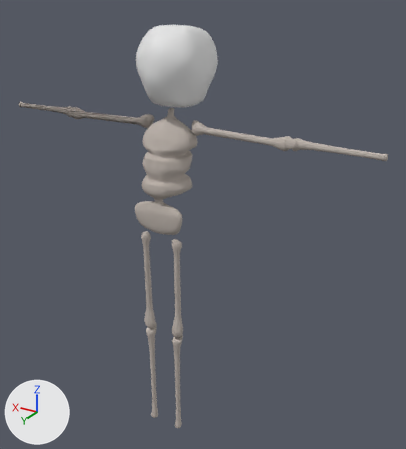
An edit to the Blender file CrazyBones/Assets/Models/PlayerCharacter/BennyBones.blend, drawn before and after from the same camera.
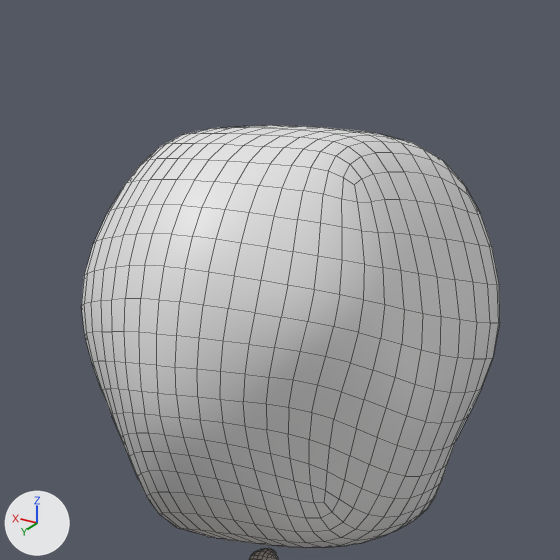
Old and new are each drawn whole from a 50 mm camera at (-5.94, 9.03, 4.55) aimed at (-0.36, -0.26, -0.1) and again close up on the part from 29% to 56% of the width and 0% to 24% of the height. Lighting does not change. The marker at lower left points along +X, +Y and +Z. The close-ups show mesh edges as thin lines.

The first close-up shows 'Head'.
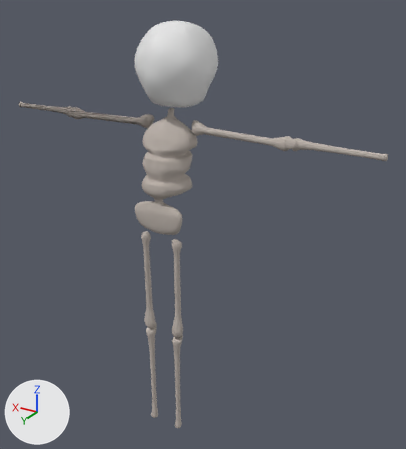
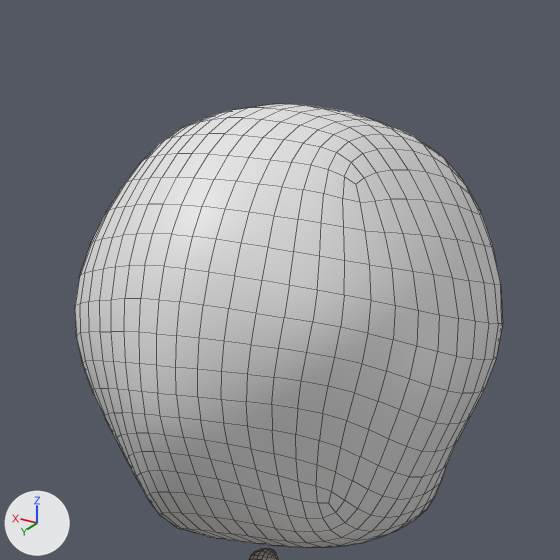
Patch to the scene script:
```diff
--- a/CrazyBones/Assets/Models/PlayerCharacter/BennyBones.blend.py
+++ b/CrazyBones/Assets/Models/PlayerCharacter/BennyBones.blend.py
@@ me_cube_004 @@
 me_cube_004.from_pydata(...)  # 54 vertices, 52 faces; spans x -1.0..1.0, y -1.0..1.47, z -1.0..1.11
 # used by ob_head; location = (0.0, -0.075, 3.099); scale = (0.716, 0.716, 0.716)
-me_cube_004.vertices[34].co = (0.0, 0.32, 1.11)
-me_cube_004.vertices[38].co = (0.4, 0.26, 1.07)
-me_cube_004.vertices[41].co = (-0.4, 0.26, 1.08)
-me_cube_004.vertices[36].co = (1.0, 0.32, 0.19)
-me_cube_004.vertices[43].co = (0.69, 1.01, -0.14)
-me_cube_004.vertices[37].co = (-1.0, 0.32, 0.19)
-me_cube_004.vertices[42].co = (-0.69, 1.01, -0.14)
+# me_cube_004 part 1
+me_cube_004.vertices[34].co = (0.0, 0.32, 1.29)
+me_cube_004.vertices[38].co = (0.4, 0.26, 1.16)
+me_cube_004.vertices[41].co = (-0.4, 0.26, 1.17)
+# me_cube_004 part 2
+me_cube_004.vertices[36].co = (1.21, 0.32, 0.19)
+me_cube_004.vertices[43].co = (0.84, 1.01, -0.14)
+# me_cube_004 part 3
+me_cube_004.vertices[37].co = (-1.21, 0.32, 0.19)
+me_cube_004.vertices[42].co = (-0.84, 1.01, -0.14)
```

Changed parts and their boxes [x1, y1, x2, y2] in the close-ups (560 x 560 px; the box of a moved part takes in the faces that stretch with it):
'Head', reshaped: before [81, 125, 500, 548]; after [75, 104, 503, 548]
part 1 of me_cube_004, moved or reshaped: before [145, 125, 468, 195]; after [145, 104, 469, 193]
part 2 of me_cube_004, moved or reshaped: before [81, 269, 138, 478]; after [75, 269, 137, 479]
part 3 of me_cube_004, moved or reshaped: before [243, 172, 498, 531]; after [246, 170, 503, 531]
